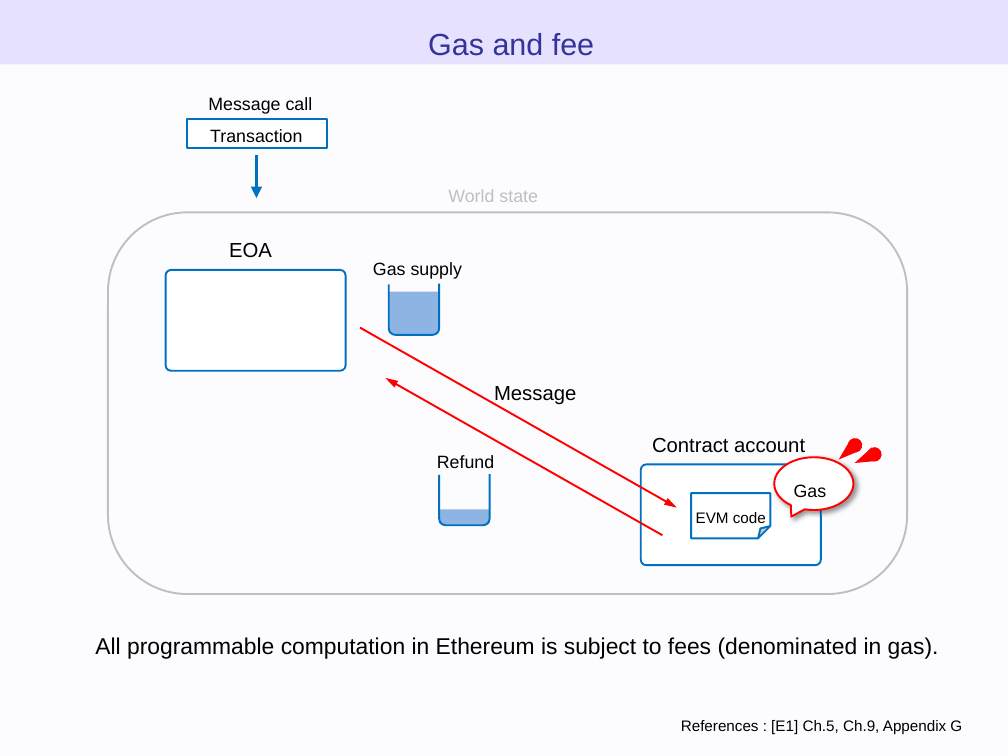
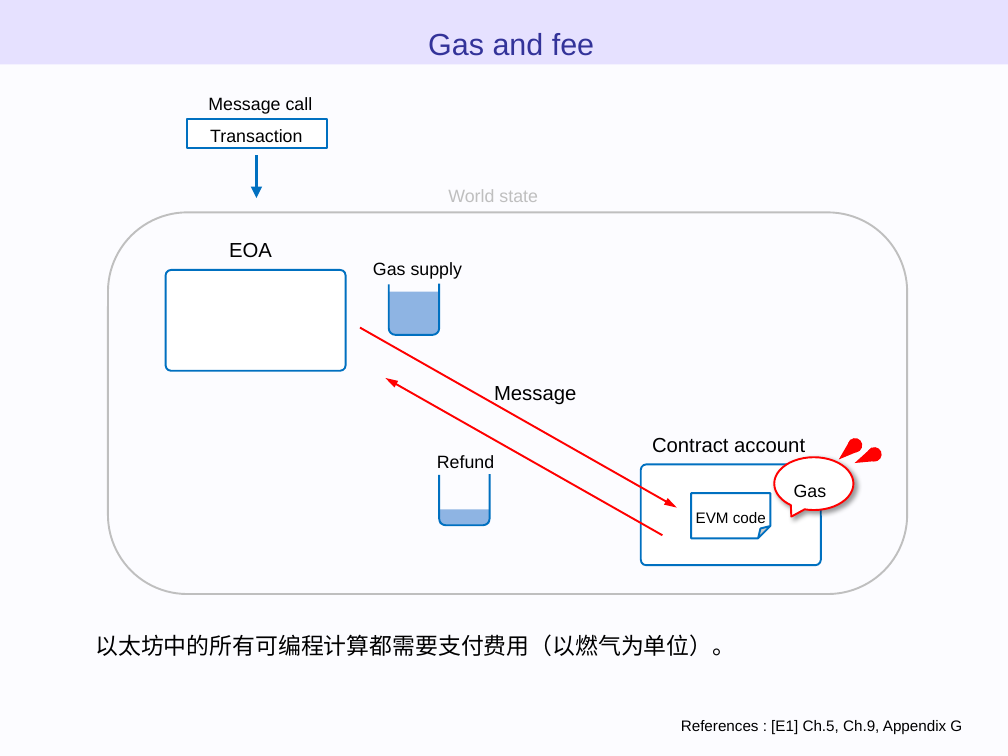
Before and after one commit to WTNO/Evm_Js_Learning, a slide deck: slide 62 of ethereum_evm_illustrated - 翻译.pptx. Drawn at 1008x756 pixels with LibreOffice and Linux fonts; fonts in the diff are those of the drawing. Boxes give left, top, right and bottom in pixels: in the first picture for what was removed or moved away, otherwise in the second. Text is boxed around its words. In the diff, an @@ line names an element or a change of style, - is before the commit and + after.

```diff
--- a/ethereum_evm_illustrated - 翻译.pptx
+++ b/ethereum_evm_illustrated - 翻译.pptx
@@ text at <box>95,634,735,656</box>: text changed @@
-All programmable computation in Ethereum is subject to fees (denominated in gas).
+以太坊中的所有可编程计算都需要支付费用（以燃气为单位）。
```
Also in this commit, not shown: 8 other slides changed.
